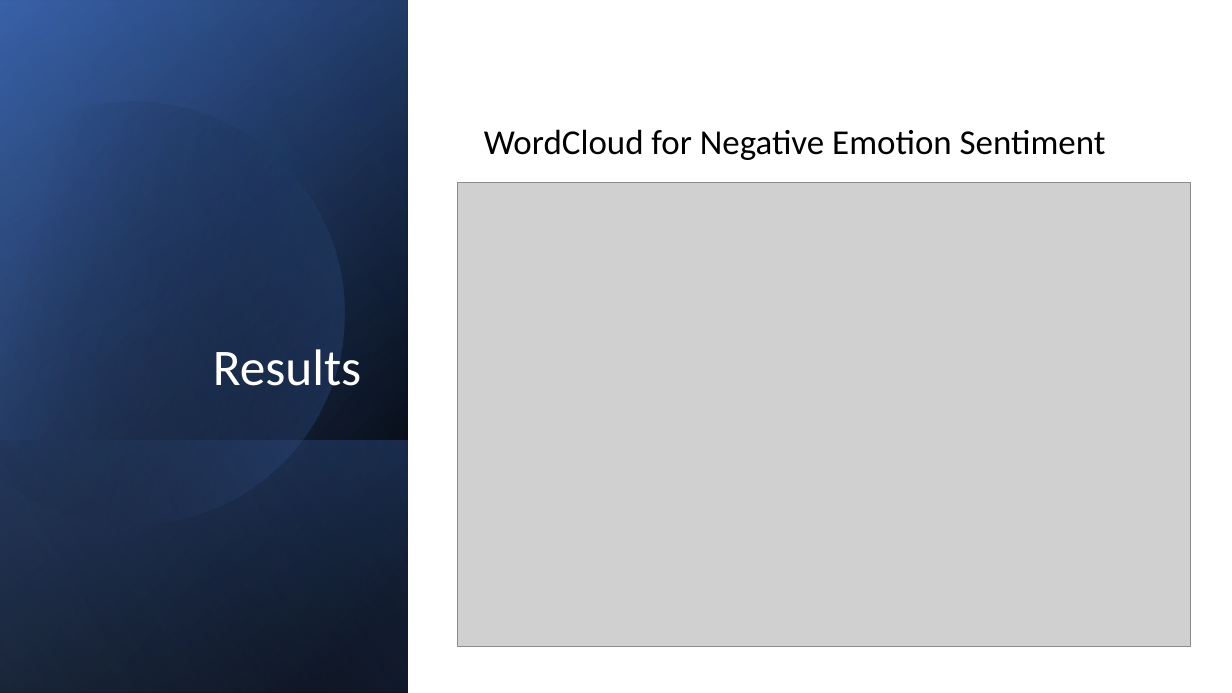
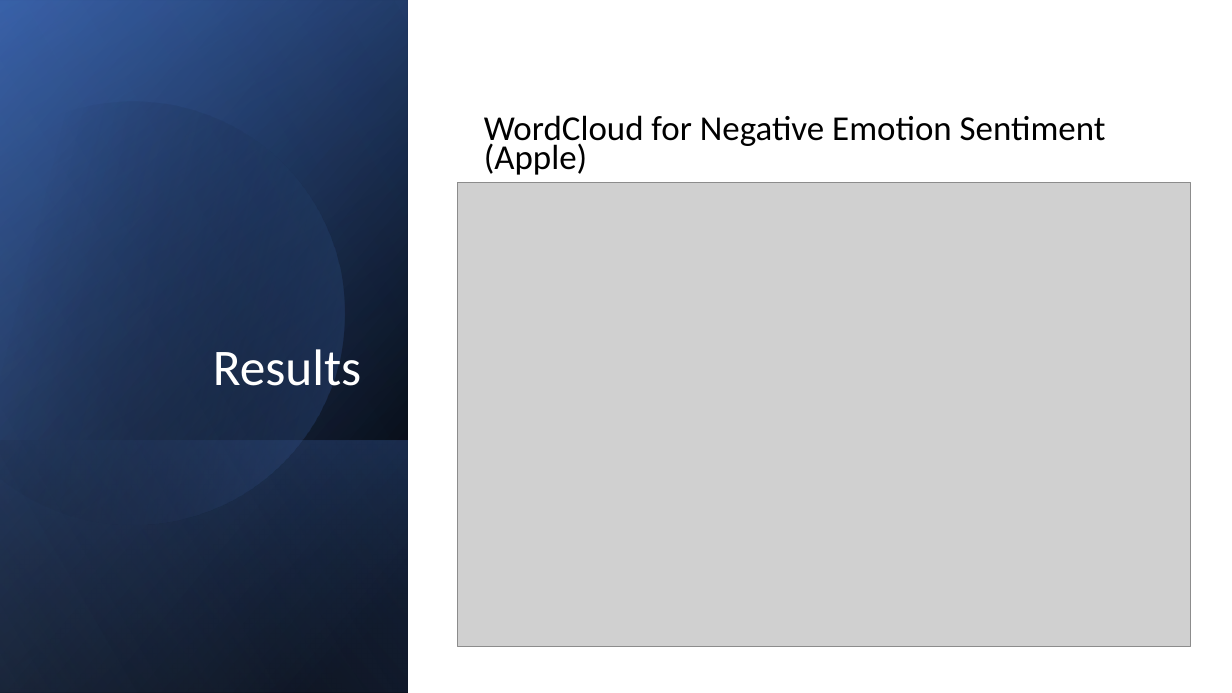
Before and after one commit to carlos-marin1742/Apple-Sentiment-analysis-NLP, a slide deck: slide 11 of dsc-phase-4-project-presentation.pptx (slide 9 before the commit). Drawn at 1232x693 pixels with LibreOffice and Linux fonts; fonts in the diff are those of the drawing; grey boxes stand for pictures. Boxes give left, top, right and bottom in pixels: in the first picture for what was removed or moved away, otherwise in the second. Text is boxed around its words. In the diff, an @@ line names an element or a change of style, - is before the commit and + after.

```diff
--- a/dsc-phase-4-project-presentation.pptx
+++ b/dsc-phase-4-project-presentation.pptx
@@ text at box(484, 115, 1106, 175): text changed @@
-WordCloud for Negative Emotion Sentiment
+WordCloud for Negative Emotion Sentiment (Apple)
```
Also in this commit, not shown: 6 other slides changed, 7 slides added, 8 other files.
